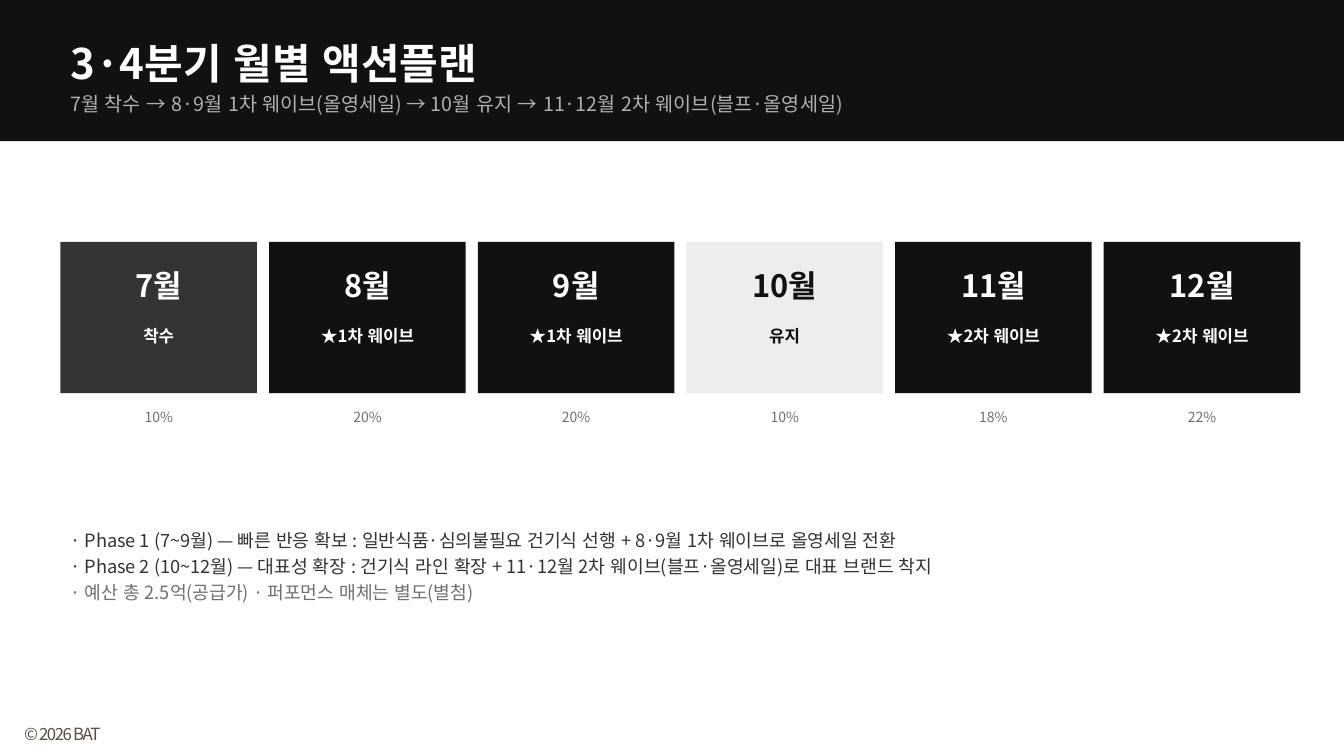
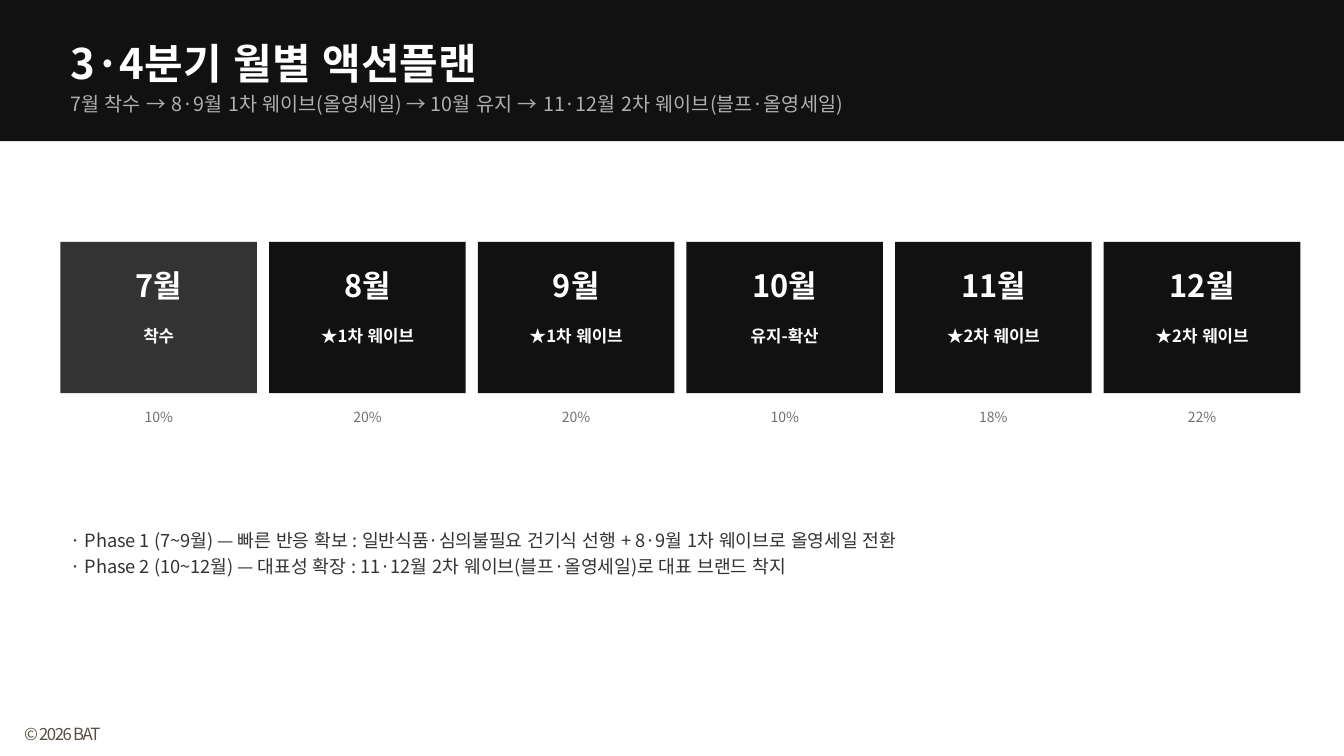
Before and after one commit to bat-han-26/oy_all-the-better_proposal, a slide deck: slide 45 of proposal/올더베러_제안덱_병합본.pptx (slide 54 before the commit). Drawn at 1344x756 pixels with LibreOffice and Linux fonts; fonts in the diff are those of the drawing. Boxes give left, top, right and bottom in pixels: in the first picture for what was removed or moved away, otherwise in the second. Text is boxed around its words. In the diff, an @@ line names an element or a change of style, - is before the commit and + after.

```diff
--- a/proposal/올더베러_제안덱_병합본.pptx
+++ b/proposal/올더베러_제안덱_병합본.pptx
@@ text "10월" at <box>752,271,817,300</box>: text colour #111111 to #FFFFFF @@
@@ rectangle at <box>687,242,883,393</box>: fill #EDEDED to #111111 @@
@@ text at <box>751,327,819,344</box>: text changed; text colour #111111 to #FFFFFF @@
-유지
+유지-확산
@@ text at <box>85,558,786,577</box>: text changed @@
-· Phase 2 (10~12월) — 대표성 확장 : 건기식 라인 확장 + 11·12월 2차 웨이브(블프·올영세일)로 대표 브랜드 착지
-· 예산 총 2.5억(공급가) · 퍼포먼스 매체는 별도(별첨)
+· Phase 2 (10~12월) — 대표성 확장 : 11·12월 2차 웨이브(블프·올영세일)로 대표 브랜드 착지
```
Also in this commit, not shown: 16 other slides changed, 2 other files.
